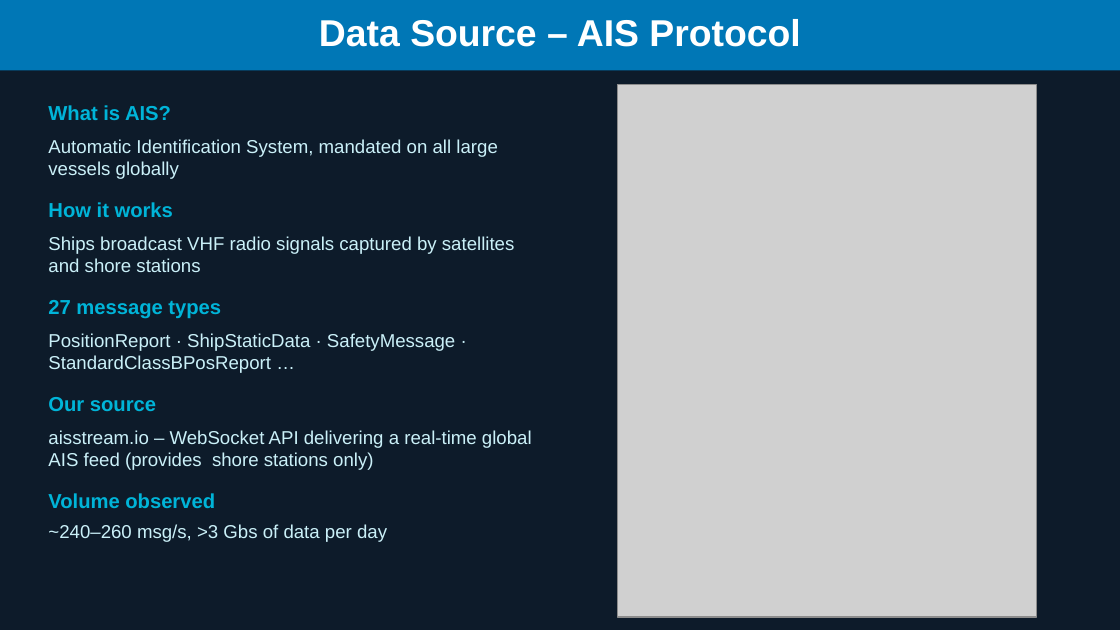
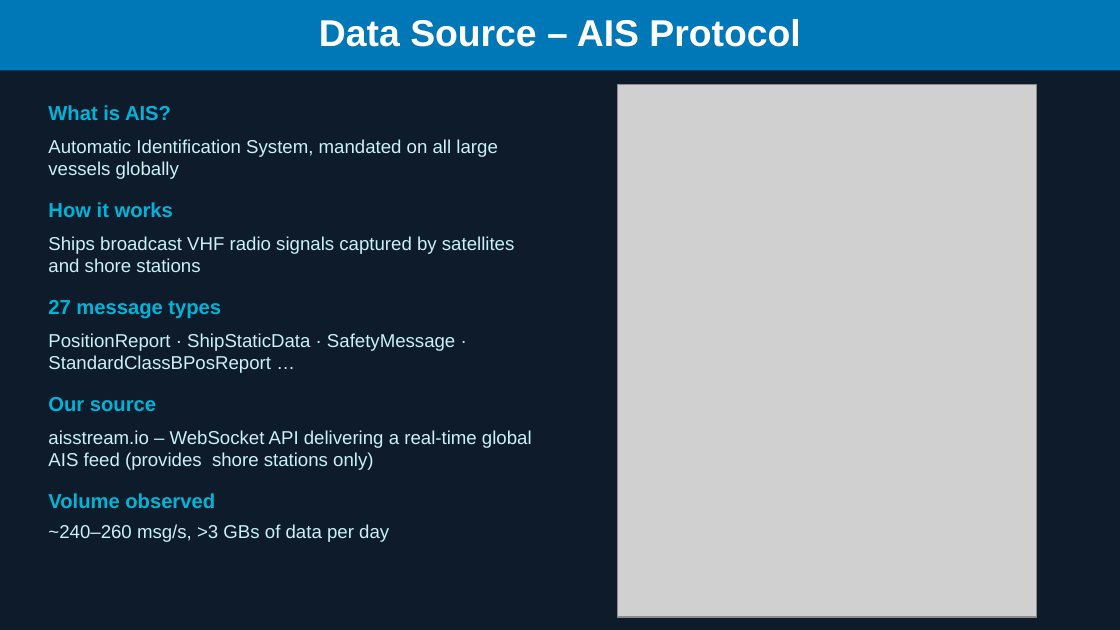
Before and after one commit to thjunge11/aisstream-ship-tracker, a slide deck: slide 3 of docs/capstone_presentation.odp. Drawn at 1120x630 pixels with LibreOffice and Linux fonts; fonts in the diff are those of the drawing; grey boxes stand for pictures. Boxes give left, top, right and bottom in pixels: in the first picture for what was removed or moved away, otherwise in the second. Text is boxed around its words. In the diff, an @@ line names an element or a change of style, - is before the commit and + after.

Commit message:
presentation update

```diff
--- a/docs/capstone_presentation.odp
+++ b/docs/capstone_presentation.odp
@@ text at (48,524,389,542): text changed @@
-~240–260 msg/s, >3 Gbs of data per day
+~240–260 msg/s, >3 GBs of data per day
```
Also in this commit, not shown: 1 other file.
